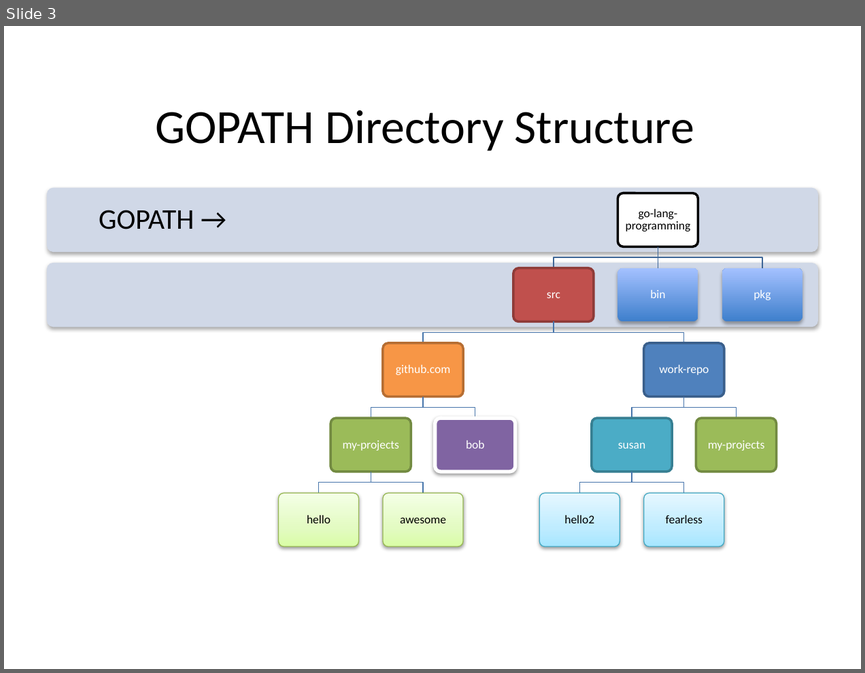
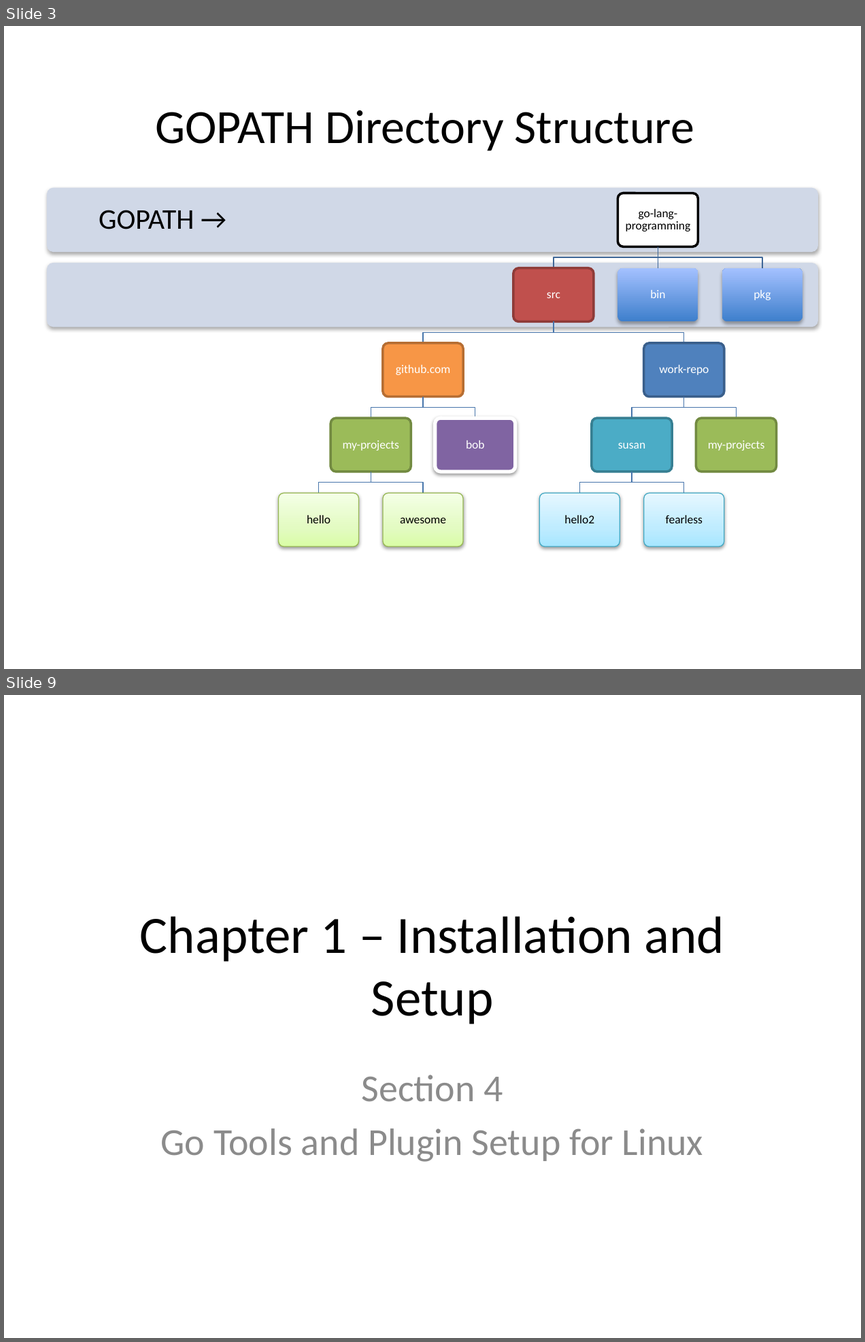
Before and after one commit to xiliax/go-lang-programming, a slide deck: doc/Go-Lang-Programming.pptx. Shown one above the other, each under a label of ours: slide 3 before the commit, slides 3 and 9 after it; the slides between them are not shown. The pictures are 865x673 and 865x1342 pixels, drawn with LibreOffice and Linux fonts; fonts in the diff are those of the drawing. Boxes give left, top, right and bottom in pixels: in the first picture for what was removed or moved away, otherwise in the second. Text is boxed around its words. In the diff, an @@ line names an element or a change of style, - is before the commit and + after.

```diff
--- a/doc/Go-Lang-Programming.pptx
+++ b/doc/Go-Lang-Programming.pptx
@@ slide 9 added at (4,695,861,1338), background #FFFFFF @@
@@ title added at (140,916,724,1024), 44 pt, text #000000 @@
+Chapter 1 – Installation and Setup
@@ subtitle added at (161,1074,703,1161), 32 pt, text #8C8C8C @@
+Section 4
+Go Tools and Plugin Setup for Linux
```
Also in this commit, not shown: 1 slide changed, 17 other slides added, 24 other files.
